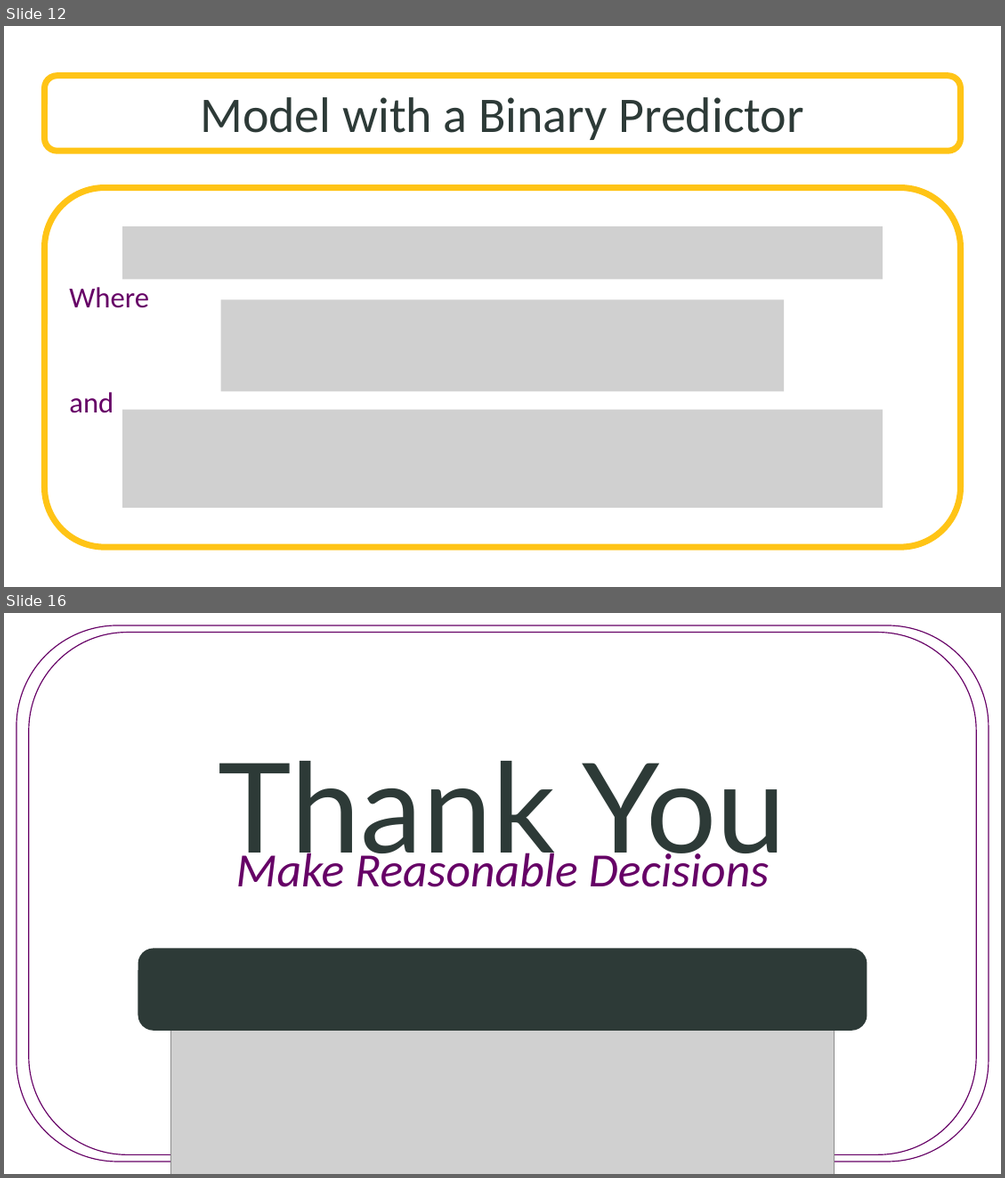
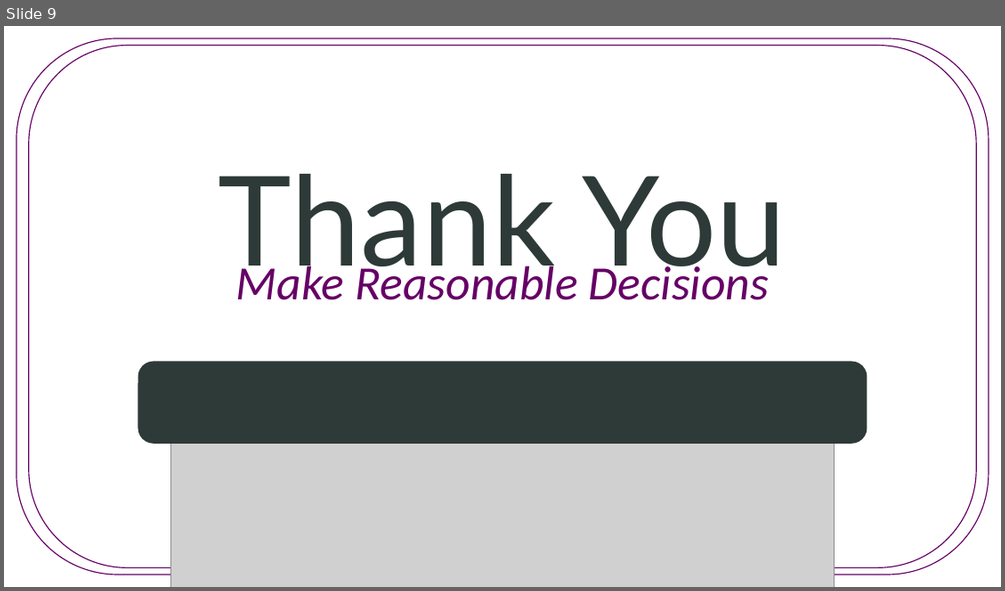
Before and after one commit to SuperMarioGiacomazzo/STOR455_WEBSITE, a slide deck: Lectures/5 - Assessing Conditions.pptx. Shown one above the other, each under a label of ours: slides 12 and 16 before the commit, slide 9 after it; the slides between them are not shown. The pictures are 1005x1178 and 1005x591 pixels, drawn with LibreOffice and Linux fonts; fonts in the diff are those of the drawing; grey boxes stand for pictures; background and template pictures are left out. Boxes give left, top, right and bottom in pixels: in the first picture for what was removed or moved away, otherwise in the second. Text is boxed around its words. In the diff, an @@ line names an element or a change of style, - is before the commit and + after.

```diff
--- a/Lectures/5 - Assessing Conditions.pptx
+++ b/Lectures/5 - Assessing Conditions.pptx
@@ slide 12 removed at <box>4,26,1001,587</box>, background picture (left out) @@
@@ rounded rectangle removed at <box>44,75,961,151</box> @@
-Model with a Binary Predictor
@@ rounded rectangle removed at <box>44,187,961,547</box> @@
-Where
-and
@@ picture removed at <box>122,226,882,280</box> @@
@@ picture removed at <box>221,300,784,392</box> @@
@@ picture removed at <box>122,410,882,507</box> @@
@@ what was slide 16 is now slide 9 @@
```
Also in this commit, not shown: 2 slides changed, 6 slides added, 12 other slides removed, 12 other files.
